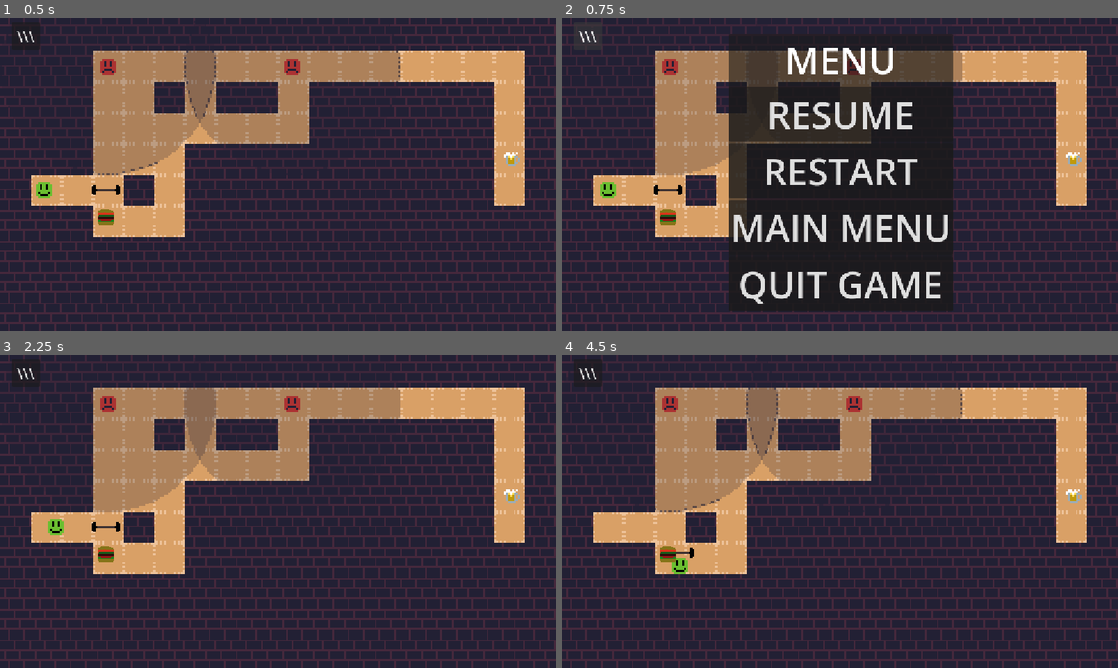
Above: before the commit, frames 1-4 (two rows, left to right).
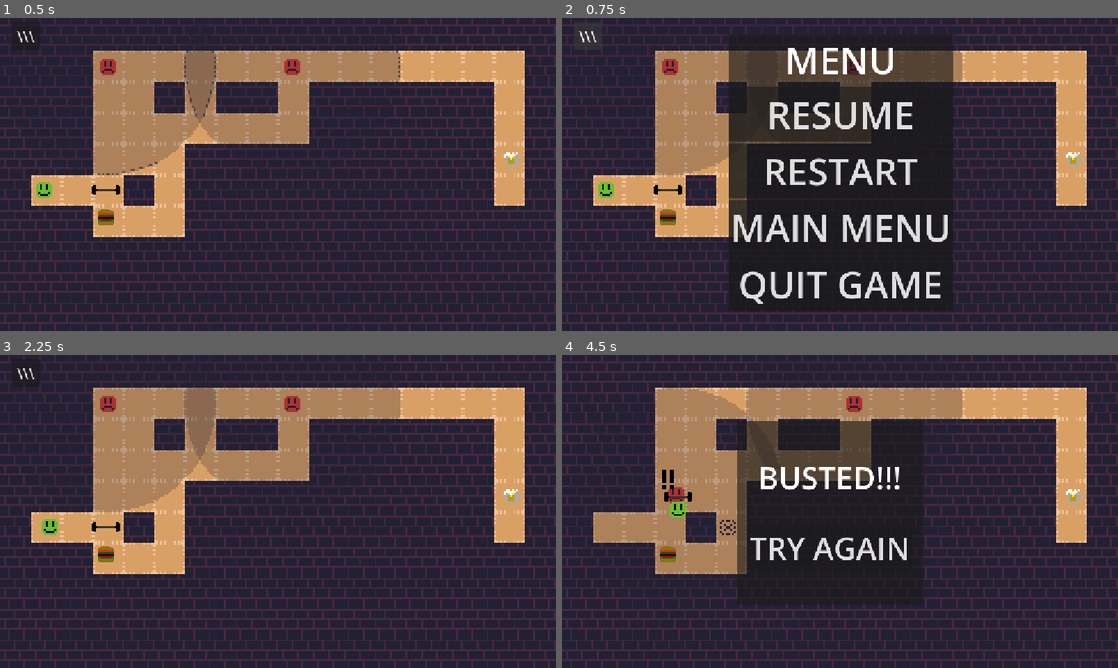
Above: after the commit, the same moments.

Repository: IlyaAfan/WhereTheFuckMyBeer
Game: Godot game, scene res://tscns/levels/test_level_2.tscn
Two runs of this game, one before a commit and one after it. Both use one fixed random seed, a clock stepped at 60 frames per second and the inputs below. This scene is started directly instead of the project's main scene.
Inputs (mouse positions are in pixels of both pictures, inside the frame that each line leads up to):
- Up to frame 1 (0.5 s): no input
- Up to frame 2 (0.75 s): click "\\\" at 0.5 s
- Up to frame 3 (2.25 s): click "RESTART" at 1.25 s; move the mouse to (400, 495) at 2.02 s; hold D (right) from 2.03 s (still down); tap Tab (change_input_dev) at 2.1 s
- Up to frame 4 (4.5 s): move the mouse to (728, 527) at 2.77 s; release D (right) at 2.78 s; hold S (down) 2.78-3.53 s; click (728, 527) at 2.85 s; move the mouse to (895, 442) at 3.52 s; hold D (right) 3.53-4.28 s; tap F (use_item) at 3.6 s; move the mouse to (812, 574) at 4.27 s; hold W (up) from 4.28 s (still down); tap Tab (change_input_dev) at 4.35 s

Frame 1 is identical in both runs. In frame 2, less than 0.1% of the frame differs, in the area x 6-10%, y 52-58%; in frame 3, 0.1%; in frame 4, 13%, in the area x 2-72%, y 1-80%.

Commit message:
вроде бы окончательно починил баг где игрок кибербулит противника большими сиськами пока тот не начнёт бояться его и встанет в ступор

Diff:
--- a/Assets/scripts/barbell.gd
+++ b/Assets/scripts/barbell.gd
@@ -2,6 +2,7 @@
 
 var have = false
 var active = false
+var holding_a_dude = false
 var common_speed
 # Called when the node enters the scene tree for the first time.
 func _ready() -> void:
@@ -34,18 +35,25 @@
 	print("activeted")
 
 	await get_tree().create_timer(7).timeout
-	$"../Player".not_catchable = false
+	if !holding_a_dude:
+		$"../Player".not_catchable = false
 	active = false
 	print("deactivated")
 
 	await get_tree().create_timer(3).timeout
+	$"../Player".not_catchable = false
 	queue_free()
 
 
 func _on_area_2d_body_entered_attack(body: Node2D) -> void:
 	if active == true and body.is_in_group("Enemies"):
-		common_speed = body.speed
-		body.speed = 0
-		await get_tree().create_timer(3).timeout #Время действия оглушения
+		if !body.speed==0:
+			common_speed = body.speed
+			body.speed = 0
+		print("got the fucker")
+		holding_a_dude = true
+		$Timer.start()
+		await $Timer.timeout #Время действия оглушения
 		body.speed = common_speed
-		$"../Player".not_catchable = false
+		holding_a_dude = false
+		print("ungot da faggot")
--- a/tscns/Items/barbell.tscn
+++ b/tscns/Items/barbell.tscn
@@ -30,5 +30,9 @@
 position = Vector2(0, 6)
 shape = SubResource("CircleShape2D_bhunq")
 
+[node name="Timer" type="Timer" parent="." unique_id=1507047228]
+wait_time = 3.0
+one_shot = true
+
 [connection signal="body_entered" from="Area" to="." method="_on_area_body_entered"]
 [connection signal="body_entered" from="AreaAttack" to="." method="_on_area_2d_body_entered_attack"]
--- a/tscns/Player.tscn
+++ b/tscns/Player.tscn
@@ -13,7 +13,6 @@
 motion_mode = 1
 wall_min_slide_angle = 0.0
 script = ExtResource("1_kpjcp")
-preffer_nav_input = true
 
 [node name="Gnom" type="Sprite2D" parent="." unique_id=693537573]
 texture = ExtResource("1_xhfnw")
